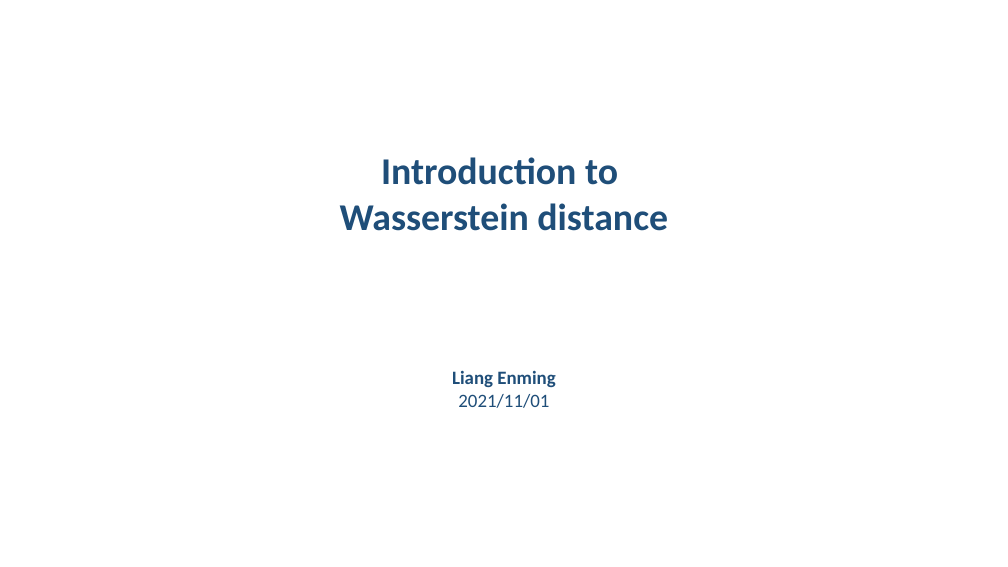
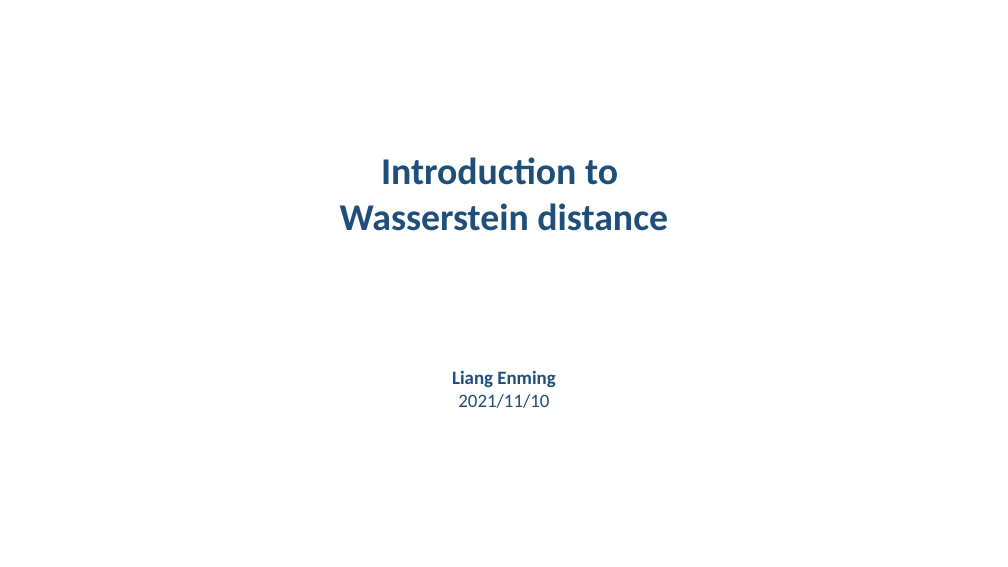
Before and after one commit to emliang/Wasserstein-Distance, a slide deck: slide 1 of W-distance.pptx. Drawn at 1008x567 pixels with LibreOffice and Linux fonts; fonts in the diff are those of the drawing. Boxes give left, top, right and bottom in pixels: in the first picture for what was removed or moved away, otherwise in the second. Text is boxed around its words. In the diff, an @@ line names an element or a change of style, - is before the commit and + after.

```diff
--- a/W-distance.pptx
+++ b/W-distance.pptx
@@ text at box(458, 394, 549, 408): text changed @@
-2021/11/01
+2021/11/10
```
Also in this commit, not shown: 2 other slides changed.
